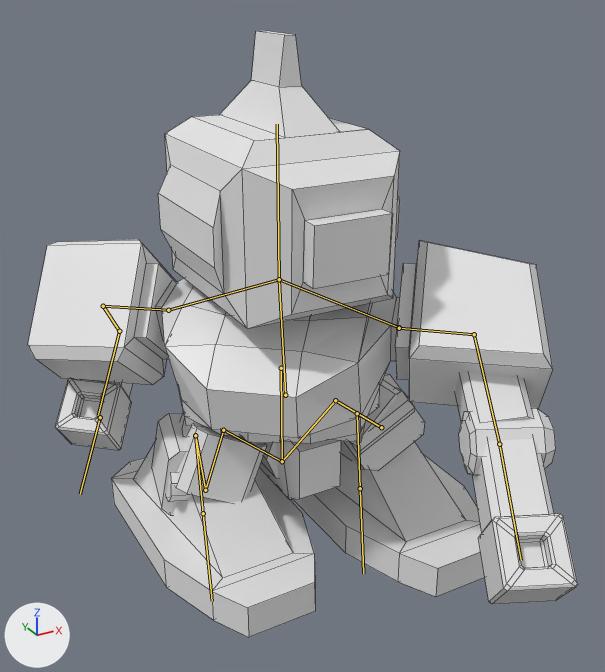
Before and after pictures for a commit that changed the Blender file Res/Robot.blend.
The view is the same before and after, from a 50 mm lens placed at (-4.09, -7.82, 6.41), pointed at (-0.11, -0.59, 2.79). The lights are fixed; the arrows at lower left show +X, +Y and +Z. Both versions are drawn at frame 250 of the action 'GroundSlash_2'; the numbers are the values there. The bones that bend it are drawn over the model as lines. Mesh edges are drawn as thin lines.

In view in the first picture: 'Robot'.
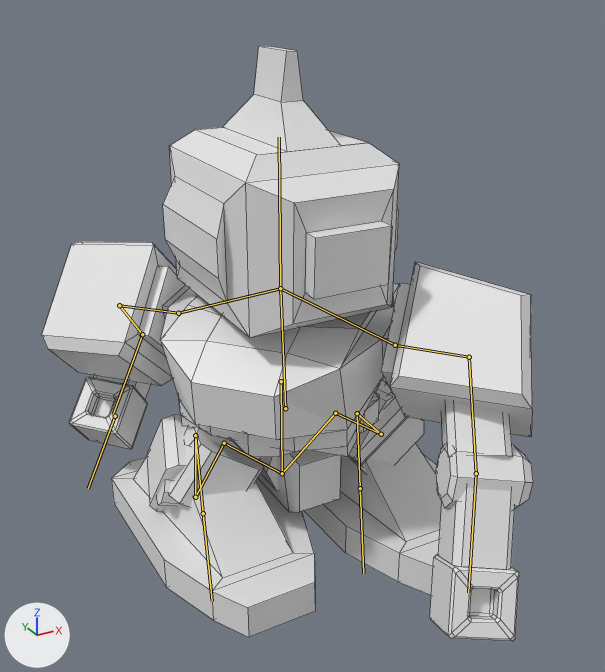
Boxes (x1, y1, x2, y2) around the edits, measured in the pictures (605 x 672 px):
'Robot', posed (11% narrower)
    before: (28, 31, 578, 637)
    after: (42, 46, 533, 641)
bone 'Weist', root to tip
    before: (281, 368) to (282, 461)
    after: (281, 381) to (282, 473)
bone 'Chest', root to tip
    before: (285, 395) to (279, 279)
    after: (285, 408) to (280, 288)
bone 'Head', root to tip
    before: (279, 279) to (277, 124)
    after: (280, 288) to (279, 137)
bone 'DownArm_IK.R', root to tip
    before: (100, 417) to (80, 494)
    after: (115, 416) to (88, 488)

What changed in the scene script:
```text
Change bone_weist:
    where bone_weist = bpy.data.objects['Armature'].pose.bones['Weist']
    bone_weist.location: (0.0, 0.14, -1.15) -> (0.0, 0.14, -1.33)
Change bone_chest:
    where bone_chest = bpy.data.objects['Armature'].pose.bones['Chest']  # child of 'Weist'
    bone_chest.rotation_quaternion: (0.936, 0.082, -0.341, 0.03) -> (0.91, 0.037, -0.412, 0.015)  # degrees (10, -40, 0) -> degrees (5, -49, 0)
Change bone_head:
    where bone_head = bpy.data.objects['Armature'].pose.bones['Head']  # child of 'Chest'
    bone_head.rotation_quaternion: (0.936, -0.082, 0.341, -0.03) -> (0.91, -0.037, 0.412, -0.015)  # degrees (-13, 39, -8) -> degrees (-7, 49, -5)
Change bone_downarm_ik_r:
    where bone_downarm_ik_r = bpy.data.objects['Armature'].pose.bones['DownArm_IK.R']
    bone_downarm_ik_r.location: (-0.28, 0.43, -1.67) -> (-0.54, 0.57, -1.95)
    bone_downarm_ik_r.rotation_quaternion: (0.894, 0.324, 0.254, -0.179) -> (0.869, 0.313, 0.317, -0.213)  # degrees (36, 35, -11) -> degrees (34, 43, -14)
Change bone_downarm_ik_l:
    where bone_downarm_ik_l = bpy.data.objects['Armature'].pose.bones['DownArm_IK.L']
    bone_downarm_ik_l.location: (2.91, 5.67, 6.86) -> (2.91, 4.85, 4.5)
    bone_downarm_ik_l.rotation_quaternion: (-0.903, -0.369, -0.193, 0.106) -> (-0.961, -0.145, -0.175, 0.13)  # degrees (44, 25, -3) -> degrees (15, 22, -13)
```
